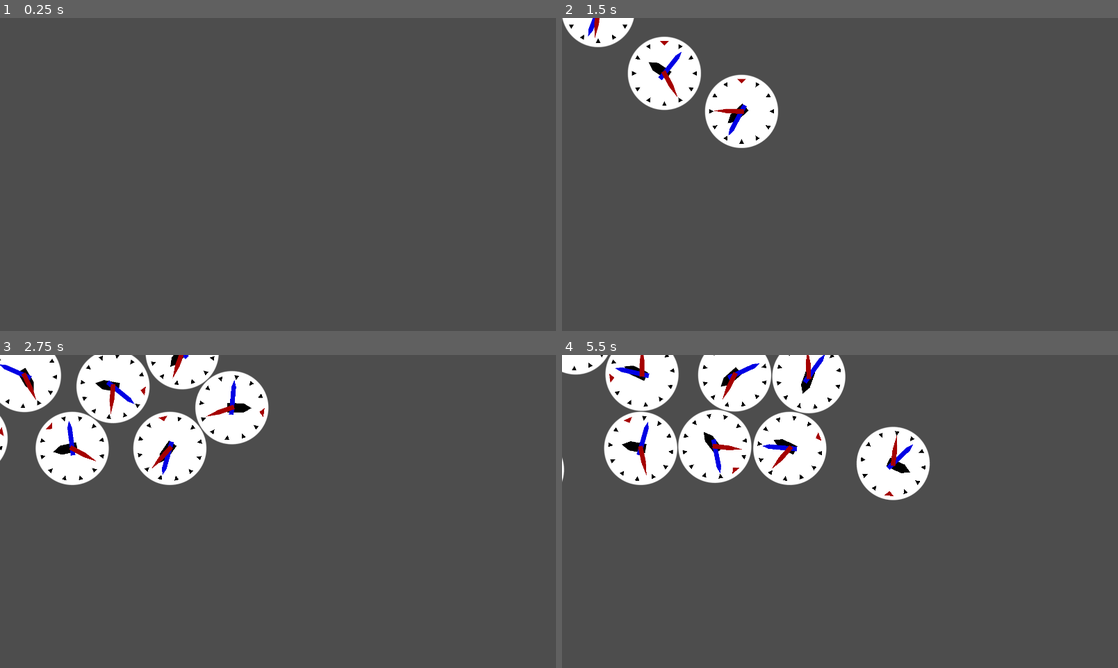
Above: before the commit, frames 1-4 (two rows, left to right).
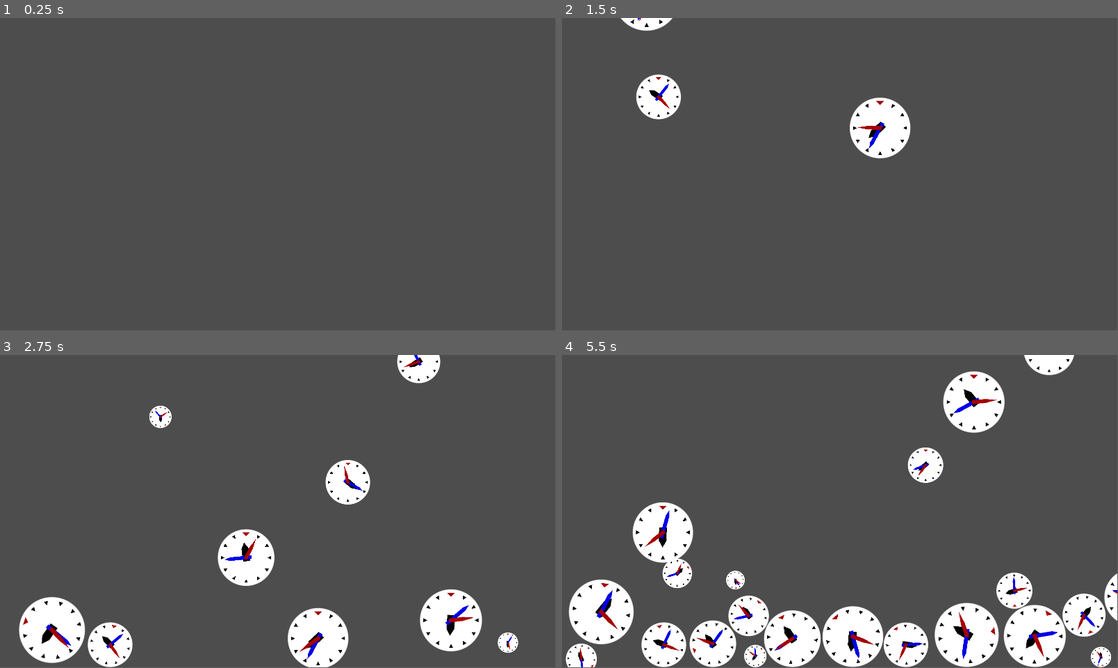
Above: after the commit, the same moments.

Repository: lcrol77/godot-coding-challenges
Game: Godot game, scene res://main.tscn
Two runs of this game, one before a commit and one after it. Both use one fixed random seed, a clock stepped at 60 frames per second and the inputs below.
Inputs:
- Up to frame 1 (0.25 s): no input
- Up to frame 2 (1.5 s): tap Enter at 0.5 s
- Up to frame 3 (2.75 s): no input
- Up to frame 4 (5.5 s): no input
The window is 800x450 before the commit and 799x449 after it. Grey fills any space a smaller window leaves; there, only what the larger window draws over its background counts as a difference.

The runs differ from the first frame. In frame 1, only the window size differs. In frame 2, 7.4% of the frame differs, in the area x 0-63%, y 0-45%; in frame 3, 22%; in frame 4, 35%, in the area x 0-100%, y 0-100%.

Commit message:
completed many clocks

Diff:
--- a/catlike-coding-2d-clock/clock/clock.gd
+++ b/catlike-coding-2d-clock/clock/clock.gd
@@ -1,5 +1,5 @@
 class_name Clock
-extends Node2D
+extends RigidBody2D
 
 enum StartTimeMode{ SYSTEM_TIME, RANDOM_TIME, FIXED_TIME, OFFSET_TIME}
 
@@ -10,11 +10,16 @@
 @export_range(0,59) var start_min := 0
 @export_range(0,59) var start_sec := 0
 
-@onready var hour_arm: Polygon2D = $HourArm
-@onready var minute_arm: Polygon2D = $MinuteArm
-@onready var second_arm: Polygon2D = $SecondArm
+@export_group("Nodes")
+@export var collision_shape: CollisionShape2D
+@export var visualization: Node2D
+@export_subgroup("Arms")
+@export var second_arm: Node2D
+@export var minute_arm: Node2D
+@export var hour_arm: Node2D
 
-var seconds: float
+
+var seconds: float = 0.0
 
 func _ready() -> void:
 	if start_time == StartTimeMode.RANDOM_TIME:
@@ -38,3 +43,9 @@
 	second_arm.rotation = fmod(seconds, 60.0) * TAU / 60
 	minute_arm.rotation = fmod(seconds / 60.0, 60.0) * TAU / 60
 	hour_arm.rotation = fmod(seconds/3600, 12.0) * TAU / 12
+
+func set_uniform_scale(scale_factor: float) -> void:
+	var scale_vector = Vector2(scale_factor,scale_factor)
+	collision_shape.scale = scale_vector
+	mass = scale_factor * scale_factor
+	visualization.scale = scale_vector
--- a/catlike-coding-2d-clock/clock/clock.tscn
+++ b/catlike-coding-2d-clock/clock/clock.tscn
@@ -1,6 +1,9 @@
-[gd_scene load_steps=5 format=3 uid="uid://bywwmemb8ieid"]
+[gd_scene load_steps=6 format=3 uid="uid://bywwmemb8ieid"]
 
 [ext_resource type="Script" uid="uid://75jpnc6hd6ca" path="res://clock/clock.gd" id="1_venu5"]
+
+[sub_resource type="PhysicsMaterial" id="PhysicsMaterial_vx6em"]
+bounce = 0.25
 
 [sub_resource type="Gradient" id="Gradient_5rrw5"]
 offsets = PackedFloat32Array(0.98, 1)
@@ -17,85 +20,91 @@
 [sub_resource type="CircleShape2D" id="CircleShape2D_vx6em"]
 radius = 128.0
 
-[node name="Clock" type="RigidBody2D"]
+[node name="Clock" type="RigidBody2D" node_paths=PackedStringArray("collision_shape", "visualization", "second_arm", "minute_arm", "hour_arm")]
+physics_material_override = SubResource("PhysicsMaterial_vx6em")
 script = ExtResource("1_venu5")
+collision_shape = NodePath("CollisionCircle")
+visualization = NodePath("Visualization")
+second_arm = NodePath("Visualization/SecondArm")
+minute_arm = NodePath("Visualization/MinuteArm")
+hour_arm = NodePath("Visualization/HourArm")
 
-[node name="Face" type="Sprite2D" parent="."]
+[node name="Visualization" type="Sprite2D" parent="."]
 texture = SubResource("GradientTexture2D_venu5")
 
-[node name="Hour0" type="Polygon2D" parent="Face"]
+[node name="Hour0" type="Polygon2D" parent="Visualization"]
 color = Color(0.647059, 0, 0, 1)
 polygon = PackedVector2Array(-16, -112, 16, -112, 0, -96)
 
-[node name="Hour1" type="Polygon2D" parent="Face"]
+[node name="Hour1" type="Polygon2D" parent="Visualization"]
 rotation = 0.523599
 color = Color(0, 0, 0, 1)
 polygon = PackedVector2Array(-8, -112, 8, -112, 0, -96)
 
-[node name="Hour2" type="Polygon2D" parent="Face"]
+[node name="Hour2" type="Polygon2D" parent="Visualization"]
 rotation = 1.0472
 color = Color(0, 0, 0, 1)
 polygon = PackedVector2Array(-8, -112, 8, -112, 0, -96)
 
-[node name="Hour3" type="Polygon2D" parent="Face"]
+[node name="Hour3" type="Polygon2D" parent="Visualization"]
 rotation = 1.5708
 color = Color(0, 0, 0, 1)
 polygon = PackedVector2Array(-8, -112, 8, -112, 0, -96)
 
-[node name="Hour4" type="Polygon2D" parent="Face"]
+[node name="Hour4" type="Polygon2D" parent="Visualization"]
 rotation = 2.0944
 color = Color(0, 0, 0, 1)
 polygon = PackedVector2Array(-8, -112, 8, -112, 0, -96)
 
-[node name="Hour5" type="Polygon2D" parent="Face"]
+[node name="Hour5" type="Polygon2D" parent="Visualization"]
 rotation = 2.61799
 color = Color(0, 0, 0, 1)
 polygon = PackedVector2Array(-8, -112, 8, -112, 0, -96)
 
-[node name="Hour6" type="Polygon2D" parent="Face"]
+[node name="Hour6" type="Polygon2D" parent="Visualization"]
 rotation = 3.14159
 color = Color(0, 0, 0, 1)
 polygon = PackedVector2Array(-8, -112, 8, -112, 0, -96)
 
-[node name="Hour7" type="Polygon2D" parent="Face"]
+[node name="Hour7" type="Polygon2D" parent="Visualization"]
 rotation = 3.66519
 color = Color(0, 0, 0, 1)
 polygon = PackedVector2Array(-8, -112, 8, -112, 0, -96)
 
-[node name="Hour8" type="Polygon2D" parent="Face"]
+[node name="Hour8" type="Polygon2D" parent="Visualization"]
 rotation = 4.18879
 color = Color(0, 0, 0, 1)
 polygon = PackedVector2Array(-8, -112, 8, -112, 0, -96)
 
-[node name="Hour9" type="Polygon2D" parent="Face"]
+[node name="Hour9" type="Polygon2D" parent="Visualization"]
 rotation = 4.71239
 color = Color(0, 0, 0, 1)
 polygon = PackedVector2Array(-8, -112, 8, -112, 0, -96)
 
-[node name="Hour10" type="Polygon2D" parent="Face"]
+[node name="Hour10" type="Polygon2D" parent="Visualization"]
 rotation = 5.23599
 color = Color(0, 0, 0, 1)
 polygon = PackedVector2Array(-8, -112, 8, -112, 0, -96)
 
-[node name="Hour11" type="Polygon2D" parent="Face"]
+[node name="Hour11" type="Polygon2D" parent="Visualization"]
 rotation = 5.75959
 color = Color(0, 0, 0, 1)
 polygon = PackedVector2Array(-8, -112, 8, -112, 0, -96)
 
-[node name="HourArm" type="Polygon2D" parent="."]
+[node name="HourArm" type="Polygon2D" parent="Visualization"]
 position = Vector2(0, -2.66666)
 scale = Vector2(1, 1.16667)
 color = Color(0, 0, 0, 1)
 polygon = PackedVector2Array(-16, 16, 16, 16, 16, -32, 0, -56, -16, -32)
 uv = PackedVector2Array(-8, 16, 8, 16, 8, -16, 0, -32, -8, -16)
 
-[node name="MinuteArm" type="Polygon2D" parent="."]
+[node name="MinuteArm" type="Polygon2D" parent="Visualization"]
 color = Color(0, 0, 0.898039, 1)
 polygon = PackedVector2Array(-8, 24, 8, 24, 8, -72, 0, -96, -8, -72)
 
-[node name="SecondArm" type="Polygon2D" parent="."]
+[node name="SecondArm" type="Polygon2D" parent="Visualization"]
 color = Color(0.647059, 0, 0, 1)
 polygon = PackedVector2Array(-8, 8, 8, 8, 8, -48, 0, -96, -8, -48)
 
-[node name="CollisionShape2D" type="CollisionShape2D" parent="."]
+[node name="CollisionCircle" type="CollisionShape2D" parent="."]
 shape = SubResource("CircleShape2D_vx6em")
--- a/catlike-coding-2d-clock/main.gd
+++ b/catlike-coding-2d-clock/main.gd
@@ -1,32 +1,44 @@
 extends Node2D
 
-@export var clock_prefab: PackedScene = preload("res://clock/clock.tscn")
+
 @export var clock_radius := 128.0
 @export_group("Clock Instances")
+@export_range(0.1,1.0) var scale_min := 0.25
+@export_range(0.1,1.0) var scale_max := 1.0
 @export var time_scale_min := -10.0
 @export var time_scale_max := 10.0
+@export_group("Nodes")
+@export var clock_prefab: PackedScene
+@export var bottom: Node2D
+@export var ground: Node2D
+
+var _window_width: float
 
 func _ready() -> void:
-	var window_size := get_window().size
-	($Bottom as Node2D).position.y = window_size.y + 2.0 * clock_radius
-	var ground := $Ground as Node2D
-	ground.position = Vector2(
-			0.5 * window_size.x,
-			window_size.y + 0.5 * clock_radius
-	)
-	ground.scale = Vector2(window_size.x, clock_radius)
+	get_window().size_changed.connect(_on_window_size_change)
+	_on_window_size_change()
 
 func _on_bottom_body_entered(body):
 	body.queue_free()
 
 func _on_spawn_timer_timeout() -> void:
 	var window_size := get_window().size
-	print(window_size)
 	var clock := clock_prefab.instantiate() as Clock
 	clock.start_time = Clock.StartTimeMode.RANDOM_TIME
 	clock.time_scale = randf_range(time_scale_min, time_scale_max)
+	clock.set_uniform_scale(randf_range(scale_min,scale_max))
 	clock.position = Vector2(
-			randf_range(clock_radius, get_window().size.x - clock_radius),
+			randf_range(clock_radius, _window_width - clock_radius),
 			-3.0 * clock_radius
 	)
 	add_child(clock)
+
+func _on_window_size_change() -> void:
+	var window_size := get_window().size
+	_window_width = window_size.x
+	bottom.position.y = window_size.y + 2.0 * clock_radius
+	ground.position = Vector2(
+			0.5 * window_size.x,
+			window_size.y + 0.5 * clock_radius
+	)
+	ground.scale = Vector2(window_size.x, clock_radius)
--- a/catlike-coding-2d-clock/main.tscn
+++ b/catlike-coding-2d-clock/main.tscn
@@ -1,14 +1,18 @@
-[gd_scene load_steps=4 format=3 uid="uid://cppm2qf3fau2i"]
+[gd_scene load_steps=5 format=3 uid="uid://cppm2qf3fau2i"]
 
 [ext_resource type="Script" uid="uid://bhhpdfovar7wy" path="res://main.gd" id="1_ig7tw"]
+[ext_resource type="PackedScene" uid="uid://bywwmemb8ieid" path="res://clock/clock.tscn" id="2_0xm2m"]
 
 [sub_resource type="WorldBoundaryShape2D" id="WorldBoundaryShape2D_ig7tw"]
 
 [sub_resource type="RectangleShape2D" id="RectangleShape2D_ig7tw"]
 size = Vector2(1, 1)
 
-[node name="Main" type="Node2D"]
+[node name="Main" type="Node2D" node_paths=PackedStringArray("bottom", "ground")]
 script = ExtResource("1_ig7tw")
+clock_prefab = ExtResource("2_0xm2m")
+bottom = NodePath("Bottom")
+ground = NodePath("Ground")
 
 [node name="Bottom" type="Area2D" parent="."]
 
--- a/catlike-coding-2d-clock/project.godot
+++ b/catlike-coding-2d-clock/project.godot
@@ -19,7 +19,6 @@
 
 window/size/viewport_width=1920
 window/size/viewport_height=1080
-window/stretch/mode="viewport"
 
 [rendering]
 
